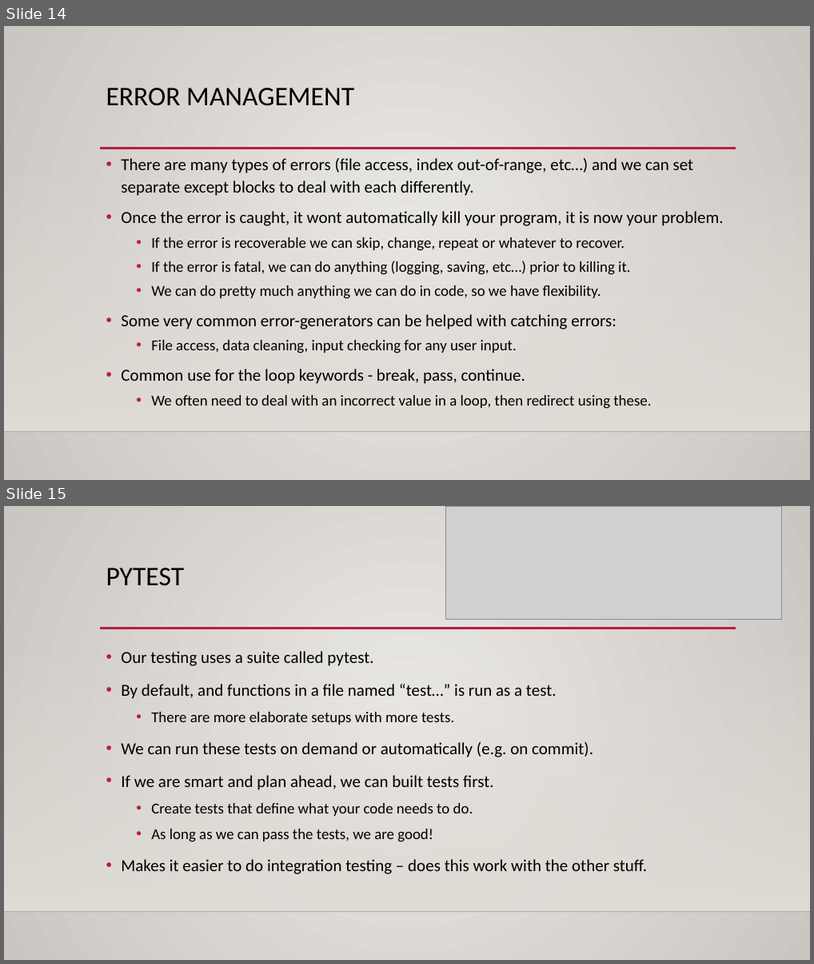
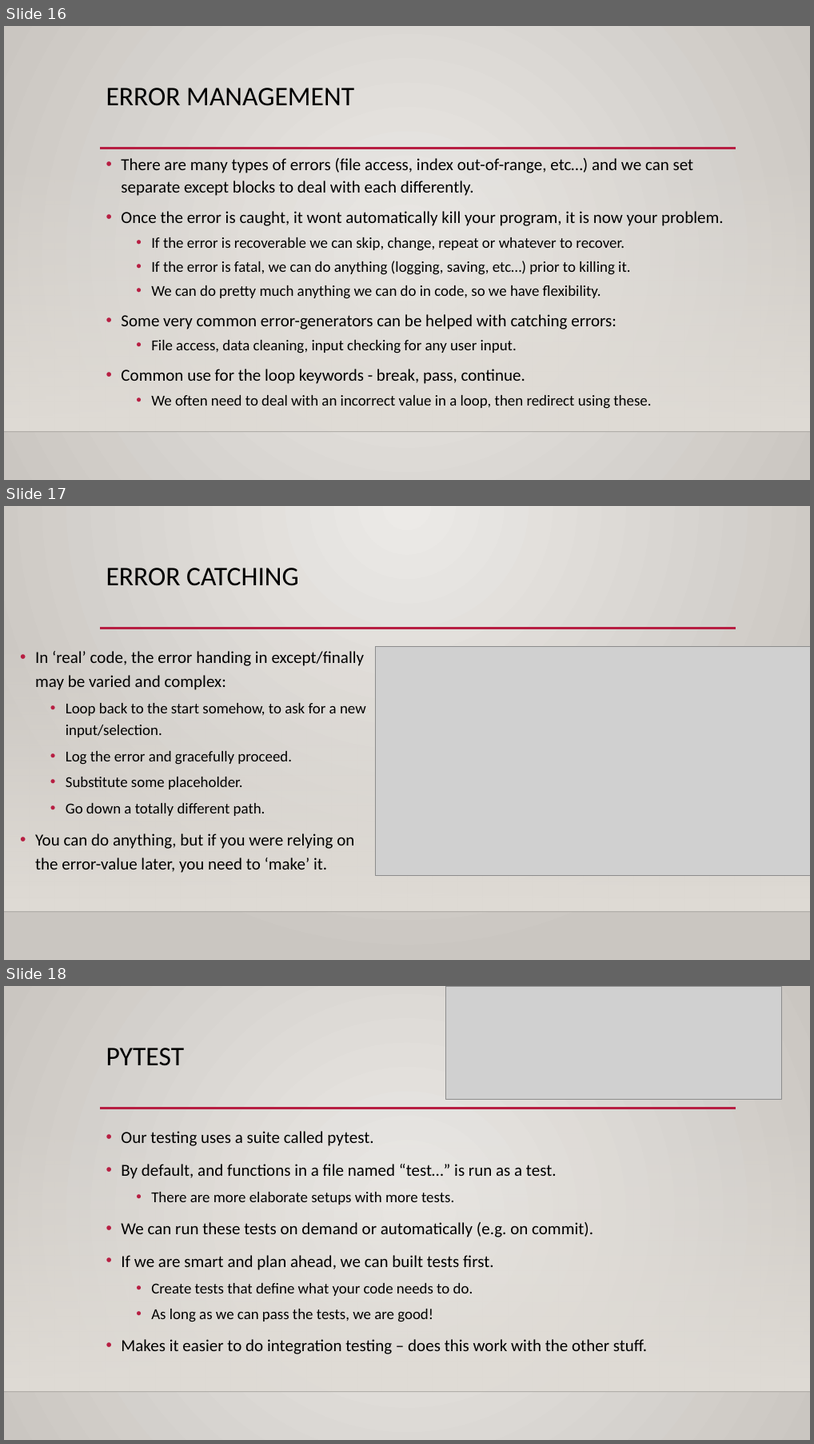
Before and after one commit to AkeemSemperDataScience/Programming_Basics_for_Machine_Learning_Students, a slide deck: reference_material/slides/012_algo_interface_errors.pptx. Shown one above the other, each under a label of ours: slides 14 and 15 before the commit, slides 16, 17 and 18 after it. The pictures are 814x964 and 814x1444 pixels, drawn with LibreOffice and Linux fonts; fonts in the diff are those of the drawing; grey boxes stand for pictures; background and template pictures are left out. Boxes give left, top, right and bottom in pixels: in the first picture for what was removed or moved away, otherwise in the second. Text is boxed around its words. In the diff, an @@ line names an element or a change of style, - is before the commit and + after.

```diff
--- a/reference_material/slides/012_algo_interface_errors.pptx
+++ b/reference_material/slides/012_algo_interface_errors.pptx
@@ slide 17 added at bbox=[4, 506, 810, 960], background gradient #ECEAE7 to #CAC7C1; not listed: 3 template elements that a slide beside it also shows @@
@@ title added at bbox=[106, 568, 299, 586], 32 pt, text #000000 @@
+ERROR CATCHING
@@ picture added at bbox=[375, 647, 810, 876] @@
@@ text added at bbox=[35, 651, 366, 872], 20 pt, text #000000 @@
+• In ‘real’ code, the error handing in except/finally may be varied and complex:
+  • Loop back to the start somehow, to ask for a new input/selection.
+  • Log the error and gracefully proceed.
+  • Substitute some placeholder.
+  • Go down a totally different path.
+• You can do anything, but if you were relying on the error-value later, you need to ‘make’ it.
@@ what was slide 14 is now slide 16 @@
@@ what was slide 15 is now slide 18 @@
```
Also in this commit, not shown: 2 slides changed, 4 other slides added, 3 other files.
